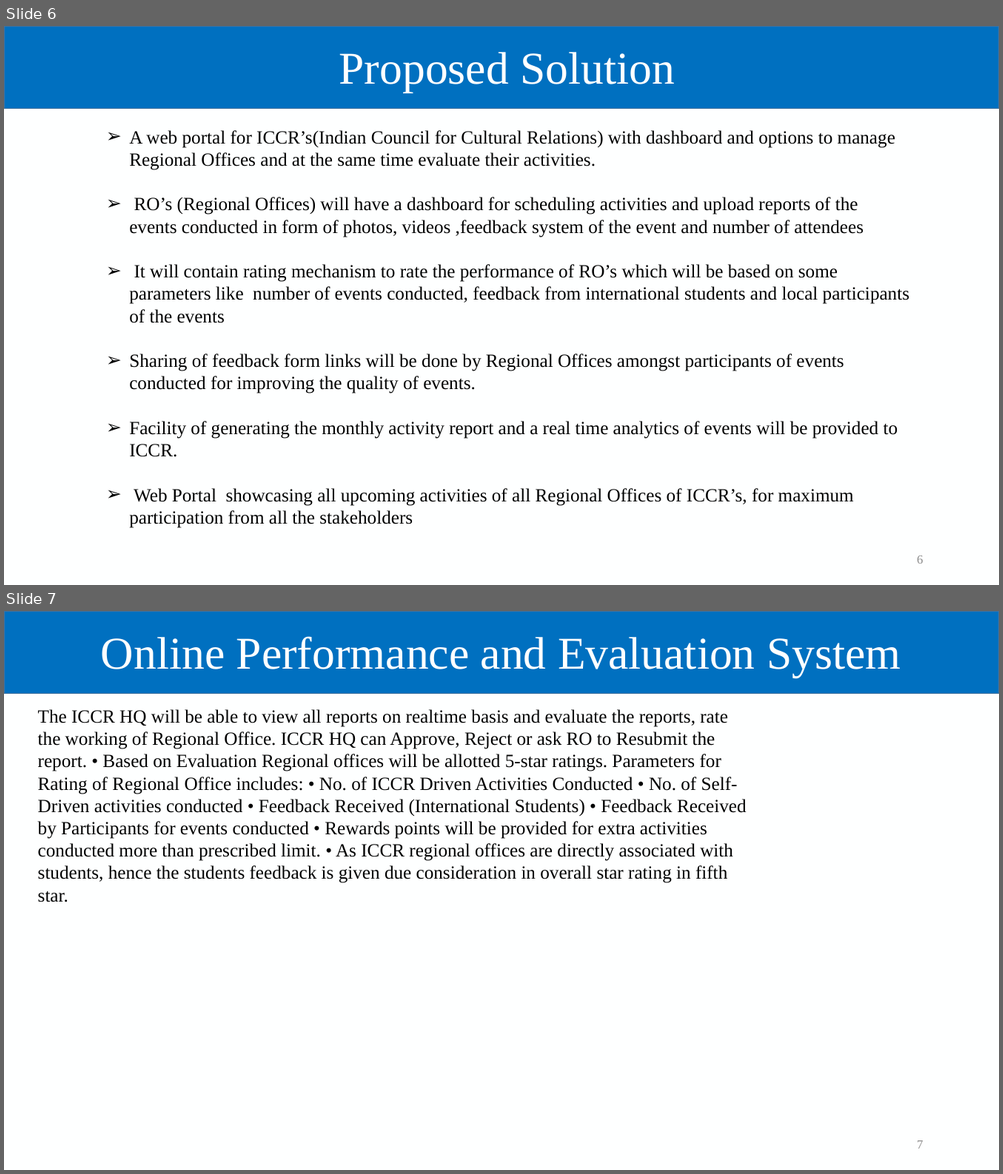
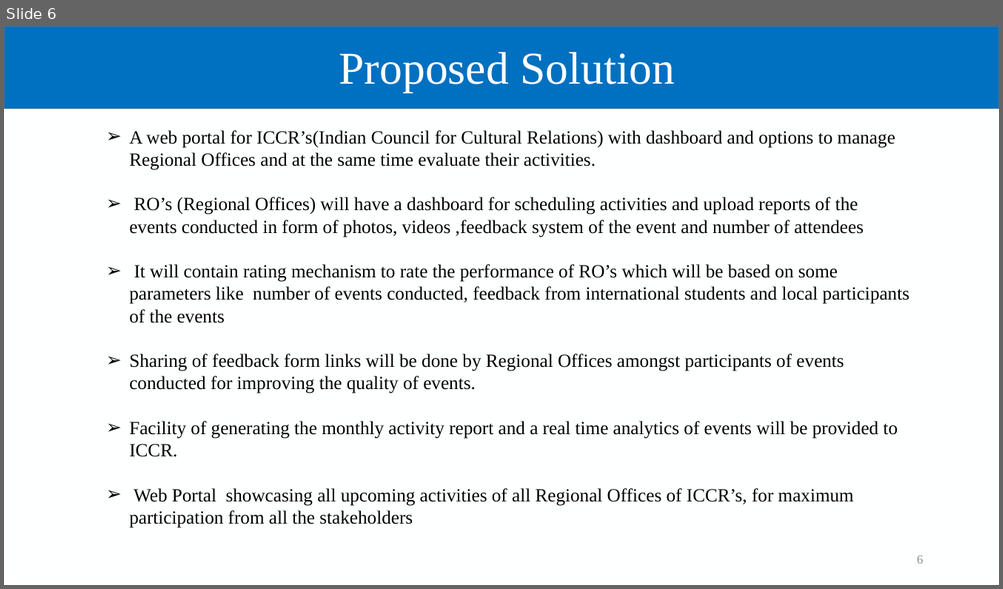
Before and after one commit to SHREYA1402/ICCRswebsite, a slide deck: Progress 1 submitted.pptx. Shown one above the other, each under a label of ours: slides 6 and 7 before the commit, slide 6 after it. The pictures are 1003x1174 and 1003x589 pixels, drawn with LibreOffice and Linux fonts; fonts in the diff are those of the drawing; background and template pictures are left out. Boxes give left, top, right and bottom in pixels: in the first picture for what was removed or moved away, otherwise in the second. Text is boxed around its words. In the diff, an @@ line names an element or a change of style, - is before the commit and + after.

```diff
--- a/Progress 1 submitted.pptx
+++ b/Progress 1 submitted.pptx
@@ slide 7 removed at (4, 611, 999, 1170), background #FEFFFF; not listed: 1 template element that a slide beside it also shows @@
@@ title removed at (101, 636, 900, 678) @@
-Online Performance and Evaluation System
@@ text removed at (38, 709, 746, 903) @@
-The ICCR HQ will be able to view all reports on realtime basis and evaluate the reports, rate the working of Regional Office. ICCR HQ can Approve, Reject or ask RO to Resubmit the report. • Based on Evaluation Regional offices will be allotted 5-star ratings. Parameters for Rating of Regional Office includes: • No. of ICCR Driven Activities Conducted • No. of Self-Driven activities conducted • Feedback Received (International Students) • Feedback Received by Participants for events conducted • Rewards points will be provided for extra activities conducted more than prescribed limit. • As ICCR regional offices are directly associated with students, hence the students feedback is given due consideration in overall star rating in fifth star.
@@ page number removed at (916, 1141, 922, 1149) @@
-7
```
Also in this commit, not shown: 2 slides changed, 3 slides added, 2 other files.
